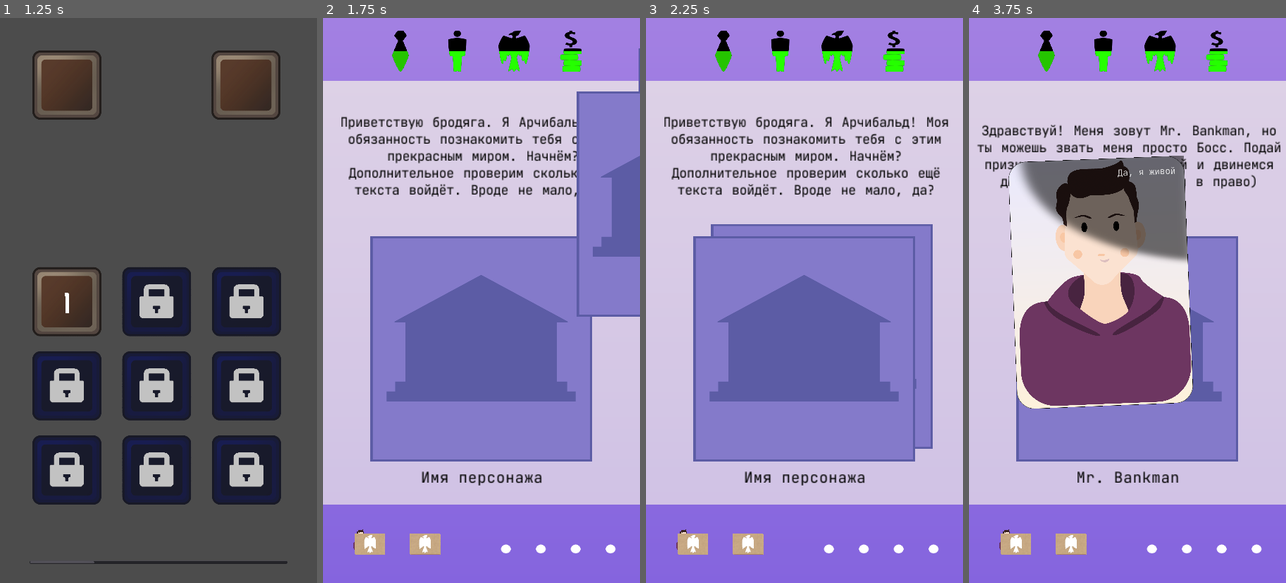
Above: before the commit, frames 1-4 (left to right).
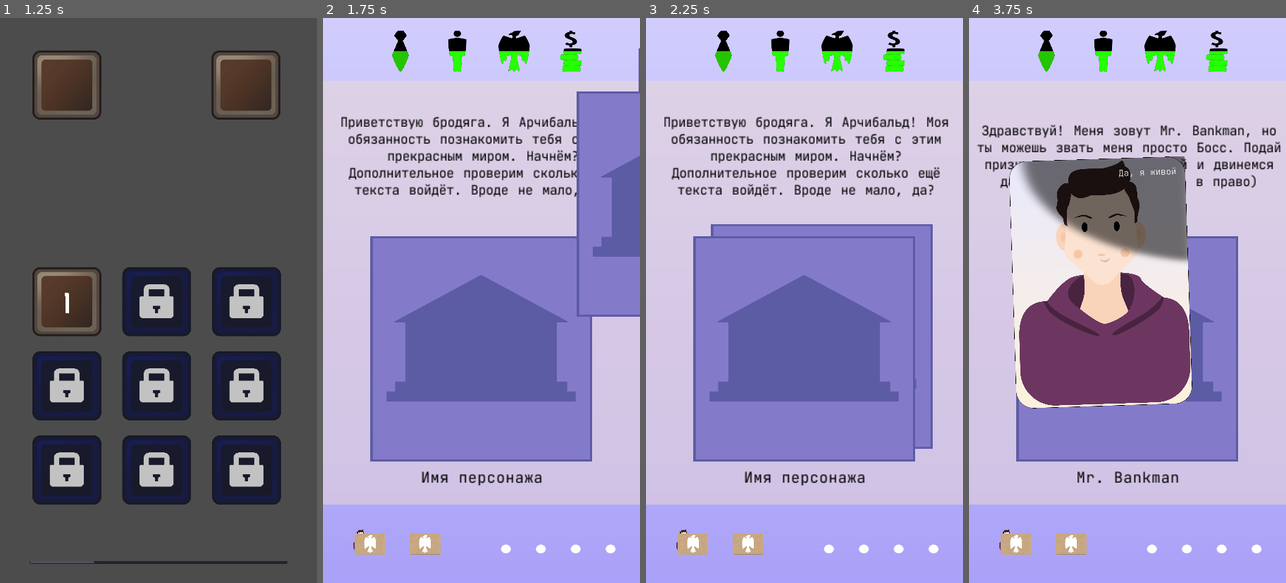
Above: after the commit, the same moments.

Repository: Nothengem/Mr.-Bankman
Game: Godot game, scene res://Scenes/StartMenu.tscn
The game is run twice, just before and just after one commit, with the same random seed, the same clock (stepped at 60 frames per second) and the same inputs. The engine's default icon, where the game draws it, is replaced by a stand-in: a white triangle on a blue panel in a dark square.
Inputs (mouse positions are in pixels of both pictures, inside the frame that each line leads up to):
- Up to frame 1 (1.25 s): tap Enter at 0.5 s; move the mouse to (228, 272) at 0.52 s; click (228, 272) at 0.67 s
- Up to frame 2 (1.75 s): click "1" at 1.25 s
- Up to frame 3 (2.25 s): drag from (741, 328) to (788, 413) at 2.02 s
- Up to frame 4 (3.75 s): move the mouse to (1127, 317) at 2.77 s; click (1127, 317) at 2.92 s; tap Space at 3.5 s; drag from (1111, 413) to (1032, 215) at 3.52 s

Frame 1 is identical in both runs. In frame 2, 23% of the frame differs, in the area x 0-100%, y 0-100%; in frame 3, 23%; in frame 4, 24%.

Commit message:
Сделали градиент
Шейдер

Diff:
--- a/Scenes/Balance.tscn
+++ b/Scenes/Balance.tscn
@@ -12,6 +12,29 @@
 [ext_resource path="res://Scenes/IventStatusBox.tscn" type="PackedScene" id=10]
 [ext_resource path="res://Scenes/Balance.gd" type="Script" id=11]
 [ext_resource path="res://Resources/GFX/Interface/Font/JetBrainsMono-VariableFont_wght.ttf" type="DynamicFontData" id=12]
+[ext_resource path="res://Shaders/BackGroundShader.tres" type="Texture" id=13]
+
+[sub_resource type="Shader" id=15]
+code = "shader_type canvas_item;
+render_mode unshaded;
+uniform float mix_amount = 1.0;
+
+uniform sampler2D gradient : hint_black;
+
+void fragment ()
+{
+	vec4 input_color = texture (TEXTURE, UV);
+	float grayscale_value = dot(input_color.rgb, vec3(0.299, 0.587, 0.114));
+	vec3 sampled_color = texture(gradient, vec2(grayscale_value, 0.0)).rgb;
+
+	COLOR.rgb = mix(input_color.rgb, sampled_color, mix_amount);
+	COLOR.a = input_color.a;
+}"
+
+[sub_resource type="ShaderMaterial" id=16]
+shader = SubResource( 15 )
+shader_param/mix_amount = 0.0
+shader_param/gradient = ExtResource( 13 )
 
 [sub_resource type="DynamicFont" id=1]
 size = 20
@@ -246,7 +269,7 @@
 }
 
 [node name="NinePatchRect" type="NinePatchRect" parent="Control2"]
-self_modulate = Color( 0.780392, 0.623529, 0.894118, 1 )
+material = SubResource( 16 )
 anchor_left = -0.012037
 anchor_top = -0.0114583
 anchor_right = 1.0213
--- a/Scenes/CharacterControl.gd
+++ b/Scenes/CharacterControl.gd
@@ -55,7 +55,8 @@
 func _ready():
 	get_tree().call_group("Dossier", "dossier_update")
 	Animator.play("Apperiance")
-	start_position = (screensize/2)*2.5
+	start_position = Scriptwriter.MainCardsBack
+#	(screensize/2)*2.5
 	print(start_position)
 	leftxposition = Vector2(-start_position.x, 0)
 	rightxposition = Vector2(start_position.x, 0)
@@ -430,7 +431,7 @@
 
 	if position.x < start_position.x +200 and position.x > start_position.x -200:
 		$Tween.interpolate_property(thisnode, "position", thisnode.position,
-		Vector2(540, 1100), 1.2, Tween.TRANS_ELASTIC, Tween.EASE_OUT)
+		Scriptwriter.MainCardsBack, 1.2, Tween.TRANS_ELASTIC, Tween.EASE_OUT)
 		$Tween.start()
 		$Tween.interpolate_property(thisnode, "rotation_degrees", thisnode.rotation_degrees,
 		0, 1.2, Tween.TRANS_ELASTIC, Tween.EASE_OUT)
@@ -438,6 +439,7 @@
 	get_tree().call_group("BalanceGUI", "progress_pre_choose_animation_return")
 
 
+#Vector2(540, 1100) если что удалить. это переменная куда возвращаться карточке при отпускании
 
 func to_see_losecard():
 	$CharacterCard/CharacterPortrait.visible = true
--- a/Scenes/MainScene.gd
+++ b/Scenes/MainScene.gd
@@ -5,6 +5,8 @@
 
 
 func _ready():
+	Scriptwriter.MainCardsBack = Vector2($Control.rect_pivot_offset.x, $Control.rect_pivot_offset.y*1.15)
+
 	Scriptwriter.FirstCard = true
 	$Control/AnimationPlayer2.play("Appearance")
 
--- a/Scriptwriter.gd
+++ b/Scriptwriter.gd
@@ -125,14 +125,17 @@
 
 #переменные для правил уровня
 onready var RulesDataBase = preload("res://DataBase/RulesDataBase.gd")
-var ruleAgeMin
-var ruleAgeMax
-var ruleSex
-var ruleNational
-var ruleCreditHistory
-var ruleBlackList
-var ruleLoanRating
-var ruleOfLevel
+onready var ruleAgeMin
+onready var ruleAgeMax
+onready var ruleSex
+onready var ruleNational
+onready var ruleCreditHistory
+onready var ruleBlackList
+onready var ruleLoanRating
+onready var ruleOfLevel
+
+#переменная в которой буду хранить позицию центра карточки
+onready var MainCardsBack
 
 
 #переменные активации правил
--- /dev/null
+++ b/Shaders/BackGroundShader.tres
@@ -0,0 +1,9 @@
+[gd_resource type="GradientTexture" load_steps=2 format=2]
+
+[sub_resource type="Gradient" id=1]
+offsets = PoolRealArray( 0.0126984, 1 )
+colors = PoolColorArray( 0.647059, 0.623529, 0.988235, 1, 0.619608, 0.529412, 0.917647, 1 )
+
+[resource]
+gradient = SubResource( 1 )
+width = 256
Not shown: 1 places in Scenes/Balance.tscn that only renumber resources
